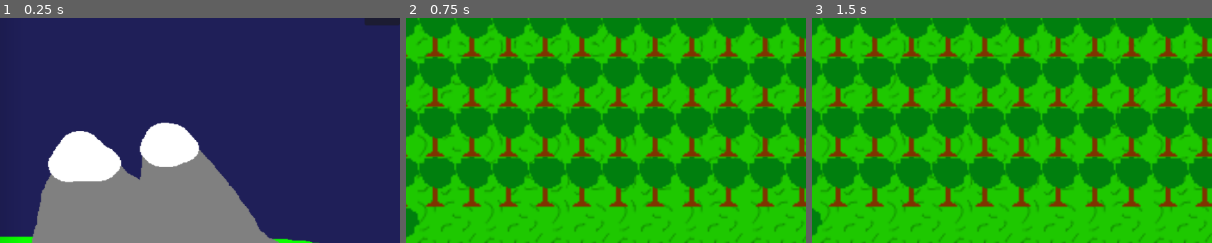
Above: before the commit, frames 1-3 (left to right).
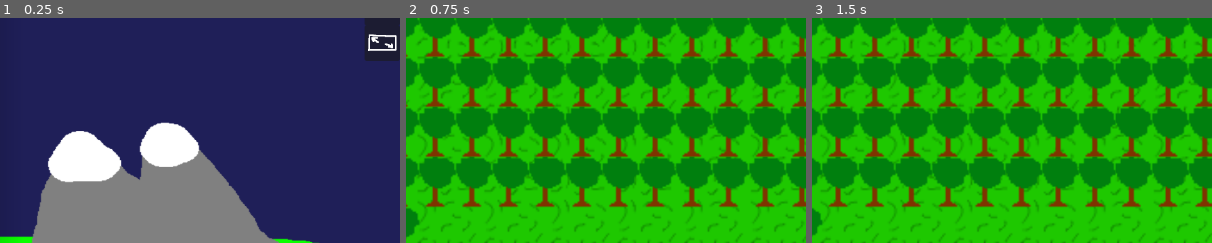
Above: after the commit, the same moments.

Repository: YCaTGameRT/SABox_World
Game: Godot game, scene res://scenes/main_menu.tscn
Same seed, same stepped clock (60 frames per second), same inputs: the game is played once before the commit and once after it.
Inputs (mouse positions are % of the whole screen's width and height, from its top left):
- Up to frame 1 (0.25 s): no input
- Up to frame 2 (0.75 s): click (16, 41) at 0.5 s
- Up to frame 3 (1.5 s): tap Enter at 1.25 s; hold D (movement_right) from 1.28 s (still down); tap Space (play) at 1.35 s
The pictures show only the part of the screen within x 50-100%, y 6-56%; the shares and areas given below are measured in that part.

The runs differ from the first frame. In frame 1, 1.3% of the frame differs, in the area x 91-100%, y 3-20%; in frame 2, nothing differs; in frame 3, nothing differs.

Commit message:
added fullscreen button

Diff:
--- a/Scripts/main_menu.gd
+++ b/Scripts/main_menu.gd
@@ -1,8 +1,20 @@
 extends Control
+
+@export var toggle_fullscreen_sprite: TextureRect
+@export var to_fullscreen_texture: Texture2D
+@export var to_window_texture: Texture2D
 
 func _process(delta):
 	if Input.is_action_just_pressed("exit"): quit()
 	if Input.is_action_just_pressed("play"): play()
+
+func toggle_fullscreen():
+	if DisplayServer.window_get_mode() == DisplayServer.WINDOW_MODE_FULLSCREEN:
+		DisplayServer.window_set_mode(DisplayServer.WINDOW_MODE_WINDOWED)
+		toggle_fullscreen_sprite.texture = to_fullscreen_texture
+	else:
+		DisplayServer.window_set_mode(DisplayServer.WINDOW_MODE_FULLSCREEN)
+		toggle_fullscreen_sprite.texture = to_window_texture
 
 func play():
 	get_tree().change_scene_to_packed(load("res://scenes/sceneI.tscn"))
--- a/scenes/main_menu.tscn
+++ b/scenes/main_menu.tscn
@@ -1,10 +1,12 @@
-[gd_scene load_steps=8 format=3 uid="uid://b3wcvwxrd6od8"]
+[gd_scene load_steps=10 format=3 uid="uid://b3wcvwxrd6od8"]
 
 [ext_resource type="Script" path="res://Scripts/main_menu.gd" id="1_7nhs7"]
 [ext_resource type="Texture2D" uid="uid://cw8mx8ijbgmd2" path="res://Sprites/EXIT.png" id="1_fadfd"]
 [ext_resource type="Texture2D" uid="uid://btumygdqdqnvg" path="res://Sprites/Play.png" id="2_dw3mq"]
 [ext_resource type="Texture2D" uid="uid://3a32gsyaxvpo" path="res://Sprites/MB.png" id="2_pmkuo"]
+[ext_resource type="Texture2D" uid="uid://0fjci5syshgr" path="res://Sprites/to_window_icon.png" id="3_5t20i"]
 [ext_resource type="Texture2D" uid="uid://b5k7erlgu3o4t" path="res://Sprites/Title.png" id="3_11f13"]
+[ext_resource type="Texture2D" uid="uid://bkpg6mx2c1tax" path="res://Sprites/to_fullscreen_icon.png" id="6_hnd6k"]
 
 [sub_resource type="Gradient" id="Gradient_xgjnp"]
 offsets = PackedFloat32Array(0, 0.677419, 1)
@@ -13,7 +15,7 @@
 [sub_resource type="GradientTexture1D" id="GradientTexture1D_gno61"]
 gradient = SubResource("Gradient_xgjnp")
 
-[node name="main_menu" type="Control"]
+[node name="main_menu" type="Control" node_paths=PackedStringArray("toggle_fullscreen_sprite")]
 layout_mode = 3
 anchors_preset = 15
 anchor_right = 1.0
@@ -21,6 +23,9 @@
 grow_horizontal = 2
 grow_vertical = 2
 script = ExtResource("1_7nhs7")
+toggle_fullscreen_sprite = NodePath("CanvasLayer/background/TextureRect/toggle_fullscreen/TextureRect")
+to_fullscreen_texture = ExtResource("6_hnd6k")
+to_window_texture = ExtResource("3_5t20i")
 
 [node name="CanvasLayer" type="CanvasLayer" parent="."]
 
@@ -95,5 +100,33 @@
 icon = ExtResource("1_fadfd")
 icon_alignment = 1
 
+[node name="toggle_fullscreen" type="Button" parent="CanvasLayer/background/TextureRect"]
+layout_mode = 1
+anchors_preset = 1
+anchor_left = 1.0
+anchor_right = 1.0
+offset_left = -51.0
+offset_top = 51.0
+offset_bottom = 102.0
+grow_horizontal = 0
+
+[node name="TextureRect" type="TextureRect" parent="CanvasLayer/background/TextureRect/toggle_fullscreen"]
+layout_mode = 1
+anchors_preset = 8
+anchor_left = 0.5
+anchor_top = 0.5
+anchor_right = 0.5
+anchor_bottom = 0.5
+offset_left = -20.5
+offset_top = -12.5
+offset_right = 20.5
+offset_bottom = 12.5
+grow_horizontal = 2
+grow_vertical = 2
+texture = ExtResource("6_hnd6k")
+expand_mode = 1
+stretch_mode = 4
+
 [connection signal="pressed" from="CanvasLayer/background/TextureRect/sidebar/Play" to="." method="play"]
 [connection signal="pressed" from="CanvasLayer/background/TextureRect/Quit" to="." method="quit"]
+[connection signal="pressed" from="CanvasLayer/background/TextureRect/toggle_fullscreen" to="." method="toggle_fullscreen"]
Binary file added: Sprites/to_fullscreen_icon.png
Not shown, added: Sprites/to_fullscreen_icon.png.import
Binary file added: Sprites/to_window_icon.png
Not shown, added: Sprites/to_window_icon.png.import
